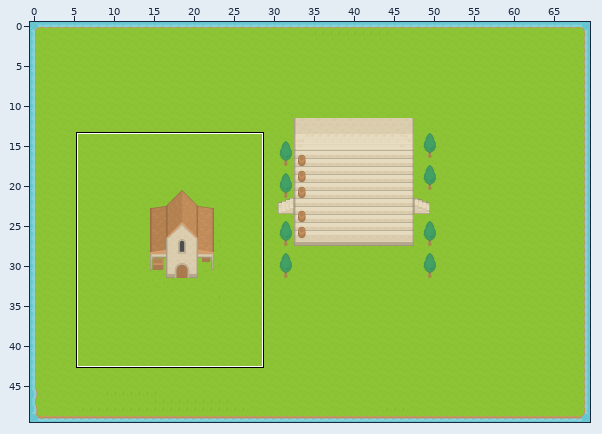
Tiled map, stored at Assets/Maps/Hometown.tmx. The picture above shows the old version from afar; the outline marks the close-up.
Close-up. First the earlier version:
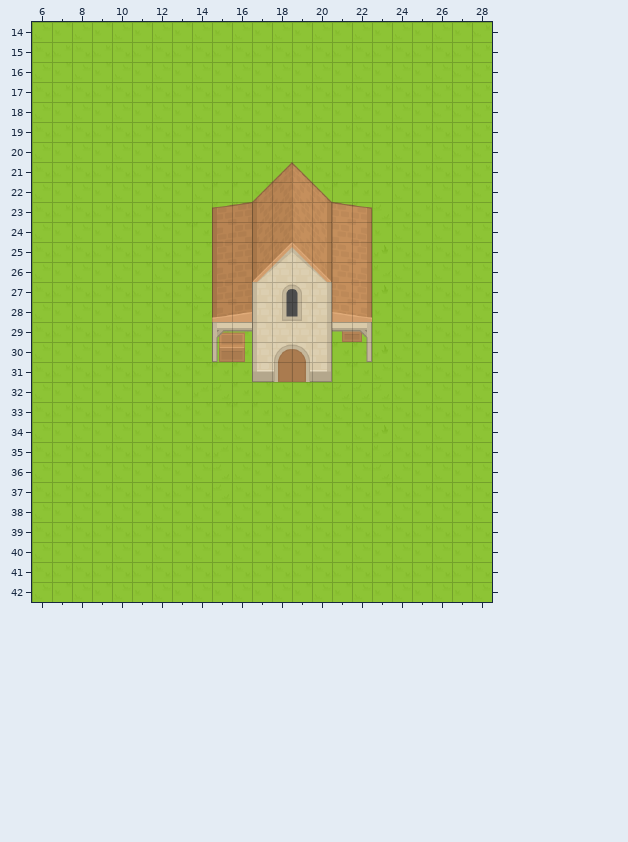
Cells are 32x32 px. Shown: x 6..28, y 14..42. The commit also changed other parts of the map, which this record leaves out.
Once edited:
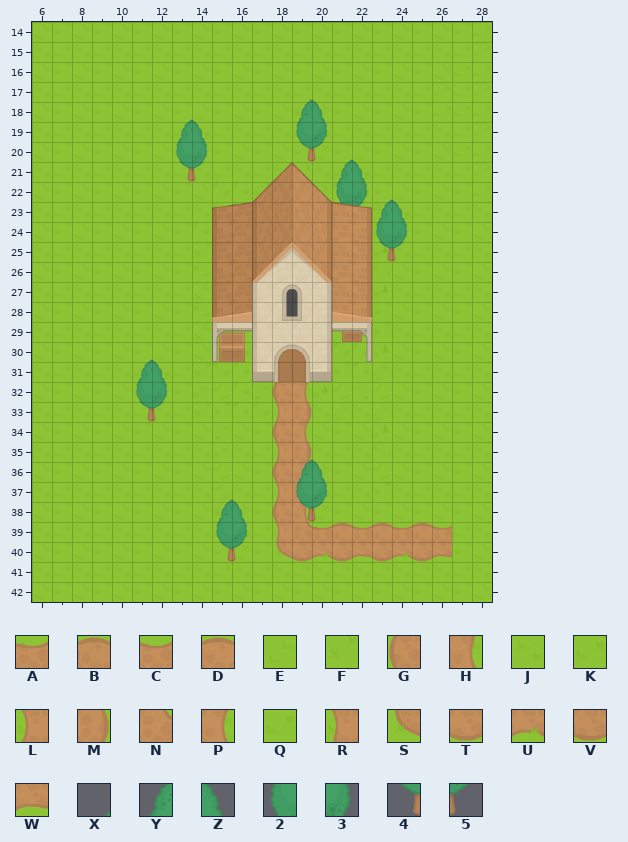
Key: from "tileset": A 11, B 12, C 13, D 14, E 41, F 42, G 50, H 55, J 81, K 82, L 90, M 95, N 97, P 135, Q 164, R 170, S 210, T 211, U 212, V 213, W 214, X 810, Y 850, Z 851, 2 890, 3 891, 4 930, 5 931.
_ is an empty cell, . an unchanged one.
Diff:
--- layer "Ground"
@@ x 18..26 @@
-32 EF.......
-33 JK.......
-34 EF.......
-35 JQ.......
-36 EF.......
-37 JK.......
-38 EF.......
-39 JQJKJQJKJ
-40 EFEFEFEFE
+32 GH.......
+33 LM.......
+34 GP.......
+35 RM.......
+36 GH.......
+37 LM.......
+38 GP.......
+39 RNABCDABC
+40 STUVWTUVW
--- layer "Objects"
@@ x 13..24 @@
-17 ......_.....
-18 _.....__....
-19 __....__....
-20 __....___...
-21 __......__..
-22 ........___.
-23 ........____
-24 ..........__
-25 ..........__
+17 ......X.....
+18 X.....YZ....
+19 YZ....23....
+20 23....45X...
+21 45......YZ..
+22 ........23X.
+23 ........45YZ
+24 ..........23
+25 ..........45
@@ x 11..12 @@
-30 _.
-31 __
-32 __
-33 __
+30 X.
+31 YZ
+32 23
+33 45
@@ x 15..20 @@
-35 ...._.
-36 ....__
-37 _...__
-38 __..__
-39 __....
-40 __....
+35 ....X.
+36 ....YZ
+37 X...23
+38 YZ..45
+39 23....
+40 45....
Boxes around the changes in both close-ups, in picture pixels (x1, y1, x2, y2):
added: (296, 99, 408, 262)
added: (176, 119, 208, 182)
added: (136, 359, 168, 422)
changed: (272, 382, 452, 562)
added: (216, 499, 248, 562)
